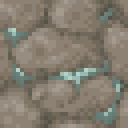
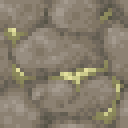
Layer changes from the first 128px x 128px image to the second:
added layer "Sulfur" in group "Ore" over [4, 8, 124, 124]
hid "Wolframium" over [4, 8, 124, 124]
